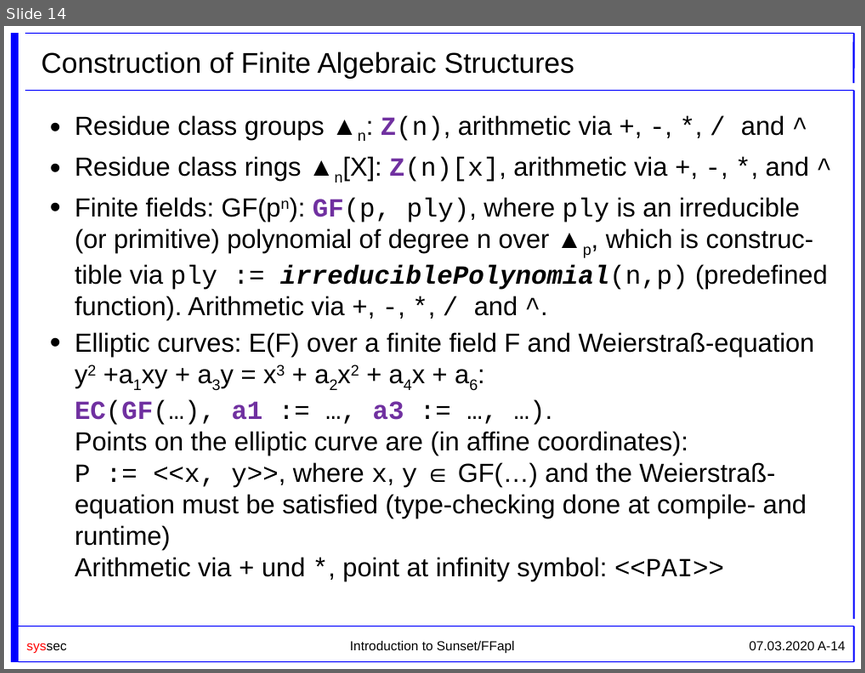
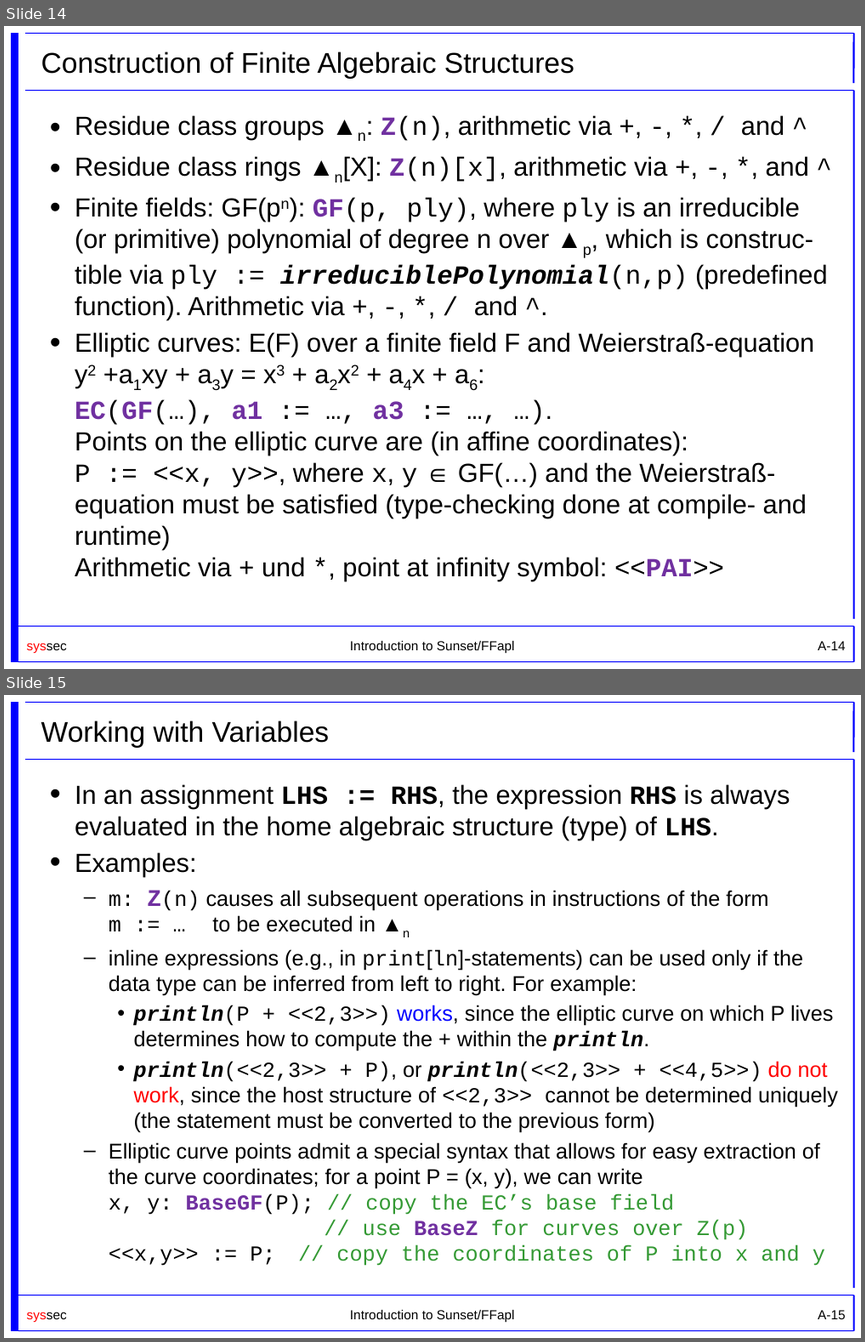
Before and after one commit to cryptool-org/cryptobrief, a slide deck: manual (drafts)/Sunset_Slides_UniKlu.pptx. Shown one above the other, each under a label of ours: slide 14 before the commit, slides 14 and 15 after it. The pictures are 865x673 and 865x1342 pixels, drawn with LibreOffice and Linux fonts; fonts in the diff are those of the drawing; background and template pictures are left out. Boxes give left, top, right and bottom in pixels: in the first picture for what was removed or moved away, otherwise in the second. Text is boxed around its words. In the diff, an @@ line names an element or a change of style, - is before the commit and + after.

```diff
--- a/manual (drafts)/Sunset_Slides_UniKlu.pptx
+++ b/manual (drafts)/Sunset_Slides_UniKlu.pptx
@@ slide 15 added at <box>4,695,861,1338</box>, background #FFFFFF; not listed: 11 template elements that a slide beside it also shows @@
@@ title added at <box>41,721,330,748</box>, 24 pt, text #000000 @@
+Working with Variables
@@ text added at <box>75,784,838,1265</box>, 18 pt, text #000000 @@
+• In an assignment LHS := RHS, the expression RHS is always evaluated in the home algebraic structure (type) of LHS.
+• Examples:
+  – m: Z(n) causes all subsequent operations in instructions of the form
+    m := … to be executed in ▲n
+  – inline expressions (e.g., in print[ln]-statements) can be used only if the data type can be inferred from left to right. For example:
+    • println(P + <<2,3>>) works, since the elliptic curve on which P lives determines how to compute the + within the println.
+    • println(<<2,3>> + P), or println(<<2,3>> + <<4,5>>) do not work, since the host structure of <<2,3>> cannot be determined uniquely (the statement must be converted to the previous form)
+  – Elliptic curve points admit a special syntax that allows for easy extraction of the curve coordinates; for a point P = (x, y), we can write
+    x, y: BaseGF(P); // copy the EC’s base field
+    // use BaseZ for curves over Z(p)
+    <<x,y>> := P; // copy the coordinates of P into x and y
@@ slide 14 changed as well @@
@@ text at <box>75,332,815,580</box>: text colour #000000 to #7030A0, bold on in "<<PAI>>" @@
@@ page number at <box>817,641,846,650</box>: text changed @@
-07.03.2020 A-14
+A-14
```
Also in this commit, not shown: 12 other slides changed, 9 other slides added, 1 other file.
